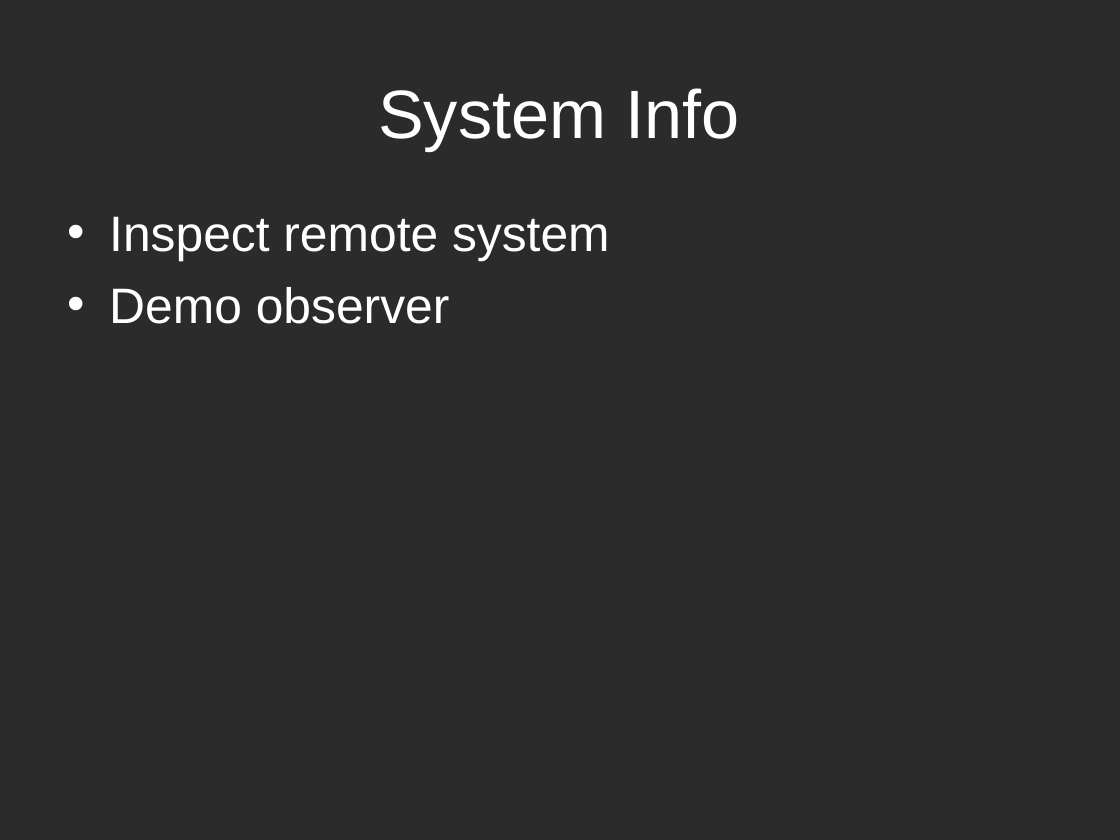
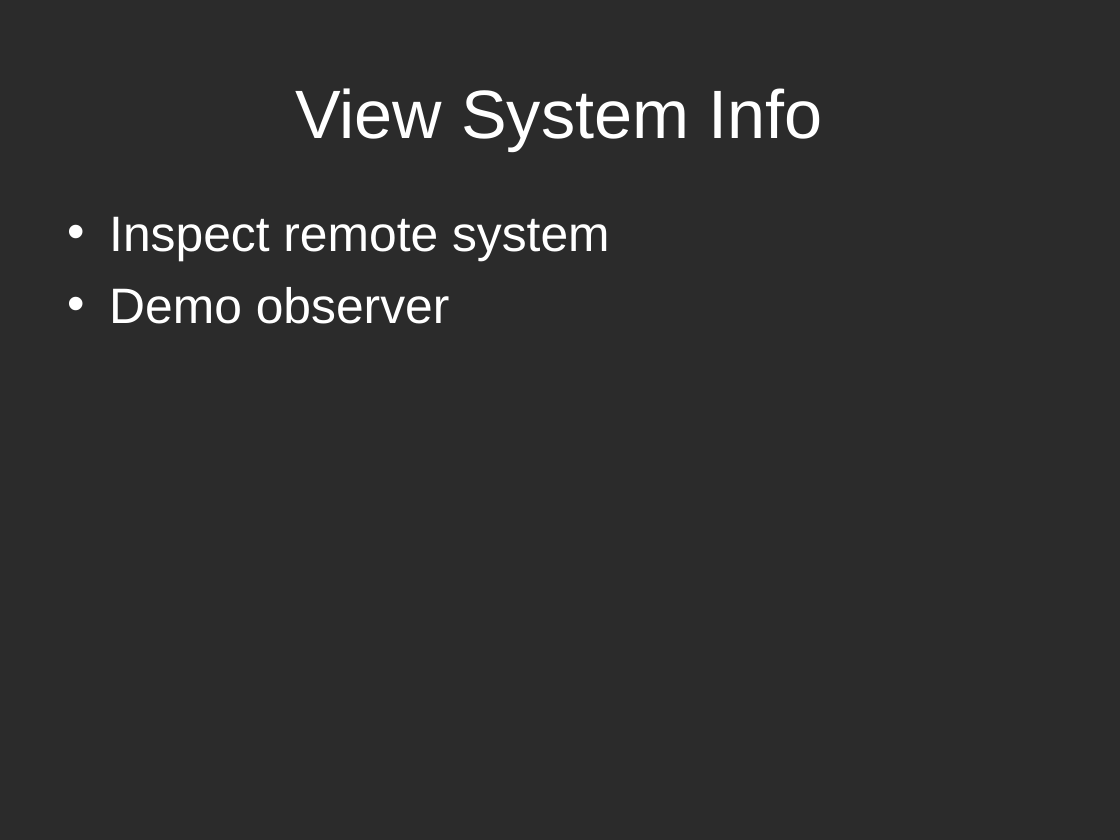
Before and after one commit to paaschpa/frankencade, a slide deck: slide 12 of ccc2016.ppt (slide 10 before the commit). Drawn at 1120x840 pixels with LibreOffice and Linux fonts; fonts in the diff are those of the drawing; background and template pictures are left out; a plain dark background stands for a picture behind light text. Boxes give left, top, right and bottom in pixels: in the first picture for what was removed or moved away, otherwise in the second. Text is boxed around its words. In the diff, an @@ line names an element or a change of style, - is before the commit and + after.

Commit message:
update slides

```diff
--- a/ccc2016.ppt
+++ b/ccc2016.ppt
@@ title at bbox=[295, 88, 822, 150]: text changed @@
-System Info
+View System Info
```
Also in this commit, not shown: 1 other slide changed, 2 slides added, 2 other files.
